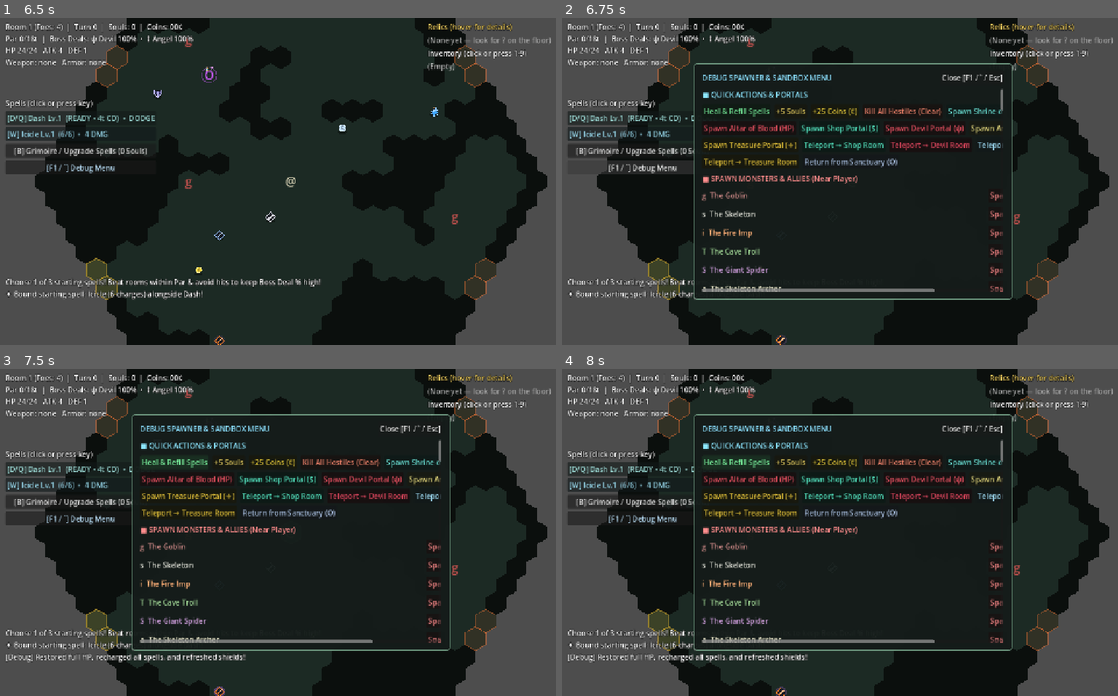
Above: before the commit, frames 1-4 (two rows, left to right).
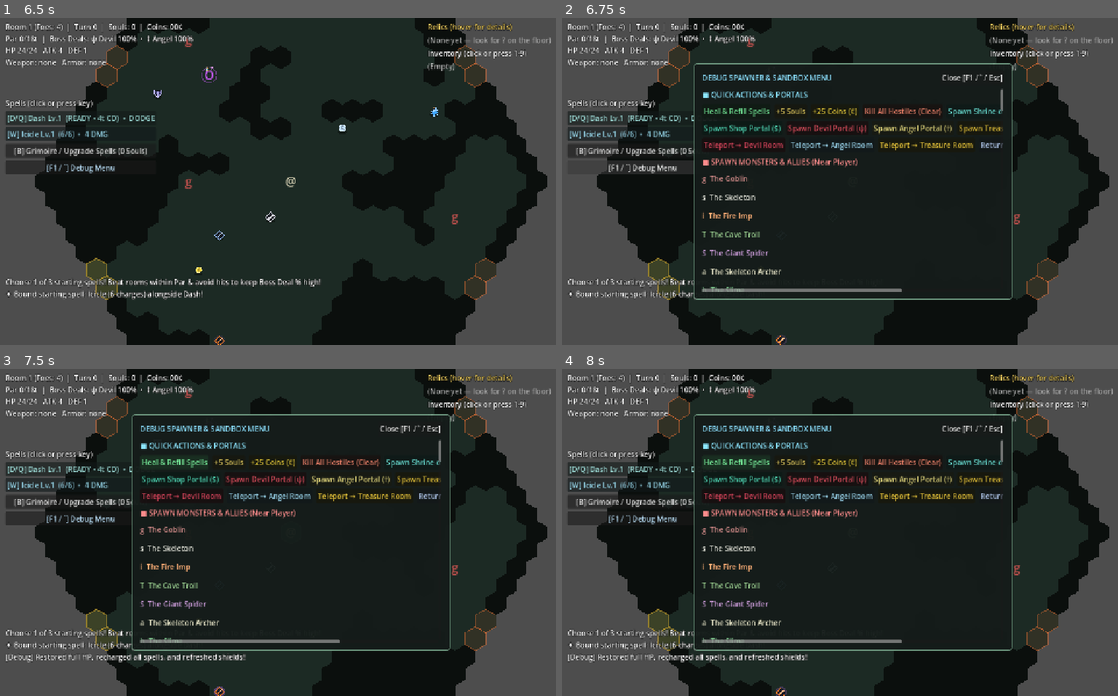
Above: after the commit, the same moments.

Repository: zeemongteng/2d-tilemap
Game: Godot game, scene res://main.tscn
The game is run twice, just before and just after one commit, with the same random seed, the same clock (stepped at 60 frames per second) and the same inputs.
Inputs:
- Up to frame 1 (6.5 s): click "[D/Q] Dash Lv.1 (READY • 4t C…" at 0.5 s; click ">> [D/Q] Dash Lv.1 (READY • 4…" at 1.25 s; click "[D/Q] Dash Lv.1 (READY • 4t C…" at 2 s; click ">> [D/Q] Dash Lv.1 (READY • 4…" at 2.75 s; click "[B] Grimoire / Upgrade Spells…" at 3.5 s; click "Choose Spell" at 4.25 s; click "[W] Icicle Lv.1 (6/6) • 4 DMG" at 5 s; click ">> [W] Icicle Lv.1 (6/6) • 4 …" at 5.75 s
- Up to frame 2 (6.75 s): click "[F1 / `] Debug Menu" at 6.5 s
- Up to frame 3 (7.5 s): click "Heal & Refill Spells" at 7.25 s
- Up to frame 4 (8 s): no input

Frame 1 is identical in both runs. In frame 2, 3.8% of the frame differs, in the area x 25-80%, y 32-84%; in frame 3, 3.8%; in frame 4, 3.8%.

Commit message:
v0.66 -added skills to weapons

Diff:
--- a/actor.gd
+++ b/actor.gd
@@ -426,25 +426,38 @@
 		s.restore_charges(amount)
 
 
+func get_weapon_skill() -> SpellData:
+	return weapon.get_weapon_skill() if weapon != null else null
+
+
 func recharge_all_spells() -> void:
 	for s in spells:
 		if s.uses_cooldown():
 			s.cooldown_remaining = 0
 		else:
 			s.charges = s.effective_max_charges()
+	var ws := get_weapon_skill()
+	if ws != null:
+		ws.cooldown_remaining = 0
 
 
 func tick_spell_cooldowns() -> void:
 	for s in spells:
 		s.tick_cooldown()
+	var ws := get_weapon_skill()
+	if ws != null:
+		ws.tick_cooldown()
 
 
 ## Equips a weapon or armor; the replaced piece goes back into the inventory.
-func equip(item: ItemData) -> void:
+func equip(item: ItemData, mid_combat := false) -> void:
 	var old: ItemData
 	if item.type == ItemData.Type.WEAPON:
 		old = weapon
 		weapon = item
+		var ws := get_weapon_skill()
+		if ws != null and mid_combat:
+			ws.cooldown_remaining = maxi(ws.cooldown_remaining, 2)
 	else:
 		old = armor
 		armor = item
--- a/game.gd
+++ b/game.gd
@@ -6,6 +6,7 @@
 const STEP_TIME := 0.08
 const MAX_INVENTORY := 9
 const MAX_COINS := 99
+const WEAPON_SKILL_SLOT := -2
 const SPELL_HOTKEYS: Array[Key] = [KEY_Q, KEY_W, KEY_E, KEY_F, KEY_G, KEY_C, KEY_Z, KEY_X, KEY_V, KEY_T]
 const PENNY_ITEM: ItemData = preload("res://items/penny.tres")
 const NICKEL_ITEM: ItemData = preload("res://items/nickel.tres")
@@ -95,6 +96,7 @@
 			typed_catalog.append(res as SpellData)
 	hud.set_spell_catalog(typed_catalog)
 	hud.spell_selected.connect(_on_hud_spell_selected)
+	hud.weapon_skill_selected.connect(_on_hud_weapon_skill_selected)
 	hud.item_selected.connect(_on_hud_item_selected)
 	hud.spell_learn_requested.connect(_on_spell_learn_requested)
 	hud.spell_upgrade_requested.connect(_on_spell_upgrade_requested)
@@ -1160,6 +1162,9 @@
 		if _busy:
 			_cancel_walk = true
 			return
+		if event.keycode == KEY_A:
+			_on_hud_weapon_skill_selected()
+			return
 		if event.keycode in [KEY_D, KEY_SHIFT]:
 			for i in player.spells.size():
 				if player.spells[i].is_innate:
@@ -1196,22 +1201,50 @@
 		grid.clear_spell_preview()
 		return
 
-	if _active_spell_index >= 0 and _active_spell_index < player.spells.size():
-		var spell := player.spells[_active_spell_index]
-		var range_cells := _valid_spell_targets(spell)
+	var active_sp := _get_active_spell()
+	if active_sp != null:
+		var range_cells := _valid_spell_targets(active_sp)
 		var aoe_cells: Array[Vector2i] = []
-		if spell.pattern == SpellData.Pattern.NOVA:
-			aoe_cells = _compute_spell_aoe(spell, player.cell)
+		if active_sp.pattern == SpellData.Pattern.NOVA:
+			aoe_cells = _compute_spell_aoe(active_sp, player.cell)
 		elif range_cells.has(cell):
-			aoe_cells = _compute_spell_aoe(spell, cell)
+			aoe_cells = _compute_spell_aoe(active_sp, cell)
 		grid.set_hover(cell, [])
-		grid.set_spell_preview(range_cells, aoe_cells, spell.color)
+		grid.set_spell_preview(range_cells, aoe_cells, active_sp.color)
 	else:
 		grid.clear_spell_preview()
 		grid.set_hover(cell, _path_to(cell))
 
 
+func _get_active_spell() -> SpellData:
+	if _active_spell_index == WEAPON_SKILL_SLOT:
+		return player.get_weapon_skill()
+	if _active_spell_index >= 0 and _active_spell_index < player.spells.size():
+		return player.spells[_active_spell_index]
+	return null
+
+
 # --- HUD callbacks & Grimoire ---------------------------------------------
+
+func _on_hud_weapon_skill_selected() -> void:
+	if _busy or _dead:
+		return
+	var ws := player.get_weapon_skill()
+	if ws == null:
+		hud.post("Equip a weapon to use a Weapon Skill!")
+		return
+	if not ws.is_ready():
+		hud.post("⚔ %s is on cooldown (%d turn(s) remaining)!" % [ws.display_name, ws.cooldown_remaining])
+		return
+	if _active_spell_index == WEAPON_SKILL_SLOT:
+		if ws.pattern == SpellData.Pattern.NOVA:
+			_try_cast_active_spell(player.cell)
+		else:
+			_cancel_spell_aim()
+		return
+	_active_spell_index = WEAPON_SKILL_SLOT
+	_refresh_hud()
+	_refresh_hover()
 
 func _on_hud_spell_selected(index: int) -> void:
 	if _busy or _dead:
@@ -1545,7 +1578,7 @@
 func _valid_spell_targets(spell: SpellData) -> Array[Vector2i]:
 	if spell.pattern == SpellData.Pattern.NOVA:
 		return grid.cells_in_radius(player.cell, spell.effective_radius(), true)
-	var r := maxi(1, spell.effective_range() + player.total_spell_range_bonus())
+	var r := spell.effective_range() if spell.scales_with_attack else maxi(1, spell.effective_range() + player.total_spell_range_bonus())
 	var candidates := grid.cells_in_radius(player.cell, r, true)
 	var valid: Array[Vector2i] = []
 	for c in candidates:
@@ -1609,9 +1642,9 @@
 
 
 func _try_cast_active_spell(target_cell: Vector2i) -> void:
-	if _active_spell_index < 0 or _active_spell_index >= player.spells.size():
-		return
-	var spell := player.spells[_active_spell_index]
+	var spell := _get_active_spell()
+	if spell == null:
+		return
 	var valid_targets := _valid_spell_targets(spell)
 	if spell.pattern != SpellData.Pattern.NOVA and not valid_targets.has(target_cell):
 		hud.post("Invalid target (out of range, occupied, or blocked line of sight).")
@@ -1624,7 +1657,7 @@
 	_active_spell_index = -1
 	grid.clear_spell_preview()
 
-	var free_cast := player.has_relic(ItemData.RelicEffect.ARCANE_PRISM) and _rng.randf() < 0.35
+	var free_cast := (not spell.is_weapon_skill) and player.has_relic(ItemData.RelicEffect.ARCANE_PRISM) and _rng.randf() < 0.35
 	if not free_cast and spell.has_branch("gen_spellweaver") and _rng.randf() < 0.3:
 		free_cast = true
 	if spell.uses_cooldown():
@@ -1680,11 +1713,12 @@
 			player.queue_redraw()
 
 	var vfx_tween: Tween
-	if spell.pattern == SpellData.Pattern.BLAST and spell.effective_damage() > 0:
+	var deals_dmg := spell.effective_damage() > 0 or spell.scales_with_attack
+	if spell.pattern == SpellData.Pattern.BLAST and deals_dmg:
 		vfx_tween = grid.play_explosion(target_cell, aoe_cells, spell.color)
-	elif spell.pattern == SpellData.Pattern.NOVA and spell.effective_damage() > 0:
+	elif spell.pattern == SpellData.Pattern.NOVA and deals_dmg:
 		vfx_tween = grid.play_explosion(player.cell, aoe_cells, spell.color)
-	elif spell.pattern == SpellData.Pattern.BLINK and spell.effective_radius() > 0 and spell.effective_damage() > 0:
+	elif spell.pattern == SpellData.Pattern.BLINK and spell.effective_radius() > 0 and deals_dmg:
 		vfx_tween = grid.play_explosion(target_cell, aoe_cells, spell.color)
 	else:
 		vfx_tween = grid.play_spell_vfx(aoe_cells, spell.color, arc_points)
@@ -1742,9 +1776,9 @@
 		var overlaps: int = int(overlap_counts.get(m, 1))
 		hit_names.append(_spell_strike(spell, m, overlaps, target_cell, secondary_victims))
 
-	if aoe_cells.has(player.cell) and (spell.effective_damage() > 0 or spell.status_effect != null):
-		if spell.effective_damage() > 0:
-			var raw_self := spell.effective_damage() + bonus_dmg
+	if aoe_cells.has(player.cell) and (spell.effective_damage() > 0 or spell.scales_with_attack or spell.status_effect != null):
+		if spell.effective_damage() > 0 or spell.scales_with_attack:
+			var raw_self := (player.total_attack() + spell.effective_damage()) if spell.scales_with_attack else (spell.effective_damage() + bonus_dmg)
 			var self_dmg := maxi(1, int(ceil(float(raw_self - player.total_defense()) * player.incoming_damage_multiplier())))
 			if spell.element == SpellData.Element.FIRE:
 				player.consume_shatter_statuses()
@@ -1754,10 +1788,11 @@
 			var extra_self_dot := bonus_burn if spell.status_effect.id == "burn" else 0
 			player.apply_status(spell.status_effect, spell.effective_status_duration(), extra_self_dot)
 
+	var verb := "use ⚔" if spell.is_weapon_skill else "cast"
 	if hit_names.is_empty():
-		hud.post("You cast %s.%s" % [spell.display_name, free_note])
+		hud.post("You %s %s.%s" % [verb, spell.display_name, free_note])
 	else:
-		hud.post("You cast %s, hitting %s.%s" % [spell.display_name, ", ".join(hit_names), free_note])
+		hud.post("You %s %s, hitting %s.%s" % [verb, spell.display_name, ", ".join(hit_names), free_note])
 		if spell.effective_heal() > 0 and not hit_monsters.is_empty():
 			var drained := spell.effective_heal() * hit_monsters.size()
 			player.heal(drained)
@@ -1779,8 +1814,9 @@
 
 	if struck_zap_origin != null and not struck_zap_origin.is_dead() and _has_synergy("Thunderstruck") and _rng.randf() < 0.5:
 		_ukulele_zap(struck_zap_origin, maxi(1, player.count_relic(ItemData.RelicEffect.UKULELE)))
-	_apply_cast_riders(spell, hit_monsters.size())
-	_trigger_echo_mirror(spell, target_cell)
+	if not spell.is_weapon_skill:
+		_apply_cast_riders(spell, hit_monsters.size())
+		_trigger_echo_mirror(spell, target_cell)
 
 	if player.is_dead():
 		_dead = true
@@ -1886,7 +1922,13 @@
 func _spell_strike(spell: SpellData, m: Actor, overlaps: int, target_cell: Vector2i, secondary: Array[Actor]) -> String:
 	var bonus_dur := player.total_status_duration_bonus()
 	var bonus_burn := player.total_burn_damage_bonus()
-	var dmg := spell.effective_damage() + player.total_spell_damage_bonus() + player.element_mastery_bonus(spell)
+	var dmg := 0
+	if spell.scales_with_attack:
+		dmg = player.total_attack() + spell.effective_damage()
+	elif spell.is_weapon_skill:
+		dmg = spell.effective_damage() + player.total_spell_damage_bonus()
+	else:
+		dmg = spell.effective_damage() + player.total_spell_damage_bonus() + player.element_mastery_bonus(spell)
 	if _has_synergy("Sniper's Mark"):
 		dmg += mini(6, m.distance_to_cell(player.cell))
 	if m.has_any_status():
@@ -2130,8 +2172,10 @@
 			_acquire_relic(item)
 			hud.post("★ RELIC ACQUIRED: %s! %s" % [item.display_name, item.description])
 		_:
-			player.equip(item)
-			hud.post("You equip the %s." % item.display_name.to_lower())
+			var mid_combat := (not _room_cleared) and (_hostile_count() > 0)
+			player.equip(item, mid_combat)
+			var ws_note := " (⚔ Skill: %s)" % item.weapon_skill.display_name if item.weapon_skill != null else ""
+			hud.post("You equip the %s%s." % [item.display_name.to_lower(), ws_note])
 	await _advance_turn()
 
 
--- a/hud.gd
+++ b/hud.gd
@@ -2,6 +2,7 @@
 extends CanvasLayer
 
 signal spell_selected(index: int)
+signal weapon_skill_selected()
 signal item_selected(index: int)
 signal spell_learn_requested(template: SpellData)
 signal spell_upgrade_requested(spell: SpellData, branch_id: String)
@@ -240,10 +241,15 @@
 	_ui_hover_active = from_ui
 	var bonus_dmg := 0
 	if _last_player != null:
-		bonus_dmg = _last_player.total_spell_damage_bonus() + _last_player.element_mastery_bonus(spell)
-	var bonus_rng := _last_player.total_spell_range_bonus() if _last_player != null else 0
-	var eff_rng := spell.effective_range() + (bonus_rng if spell.effective_range() > 0 else 0)
-	popup_title.text = "%s (Lv.%d/%d)" % [spell.display_name, spell.level, spell.max_level]
+		if spell.scales_with_attack:
+			bonus_dmg = _last_player.total_attack()
+		elif spell.is_weapon_skill:
+			bonus_dmg = _last_player.total_spell_damage_bonus()
+		else:
+			bonus_dmg = _last_player.total_spell_damage_bonus() + _last_player.element_mastery_bonus(spell)
+	var bonus_rng := _last_player.total_spell_range_bonus() if (_last_player != null and not spell.scales_with_attack) else 0
+	var eff_rng := maxi(1, spell.effective_range() + bonus_rng) if spell.effective_range() > 0 else 0
+	popup_title.text = "⚔ %s (Weapon Skill)" % spell.display_name if spell.is_weapon_skill else "%s (Lv.%d/%d)" % [spell.display_name, spell.level, spell.max_level]
 	popup_title.modulate = spell.color.lerp(Color.WHITE, 0.35)
 	var range_part := "  •  Rng %d" % eff_rng if eff_rng > 0 else ""
 	var dmg_part := ""
@@ -424,6 +430,31 @@
 	for child in spell_list.get_children():
 		child.queue_free()
 
+	var weapon_skill := player.get_weapon_skill()
+	if weapon_skill != null:
+		var wbtn := Button.new()
+		wbtn.focus_mode = Control.FOCUS_NONE
+		wbtn.alignment = HORIZONTAL_ALIGNMENT_LEFT
+		var w_active := active_spell_idx == -2
+		var w_prefix := ">> " if w_active else ""
+		var w_dmg := (player.total_attack() + weapon_skill.effective_damage()) if weapon_skill.scales_with_attack else (weapon_skill.effective_damage() + player.total_spell_damage_bonus())
+		wbtn.text = "%s%s  •  %d DMG" % [w_prefix, weapon_skill.describe_button("A"), w_dmg]
+		if not weapon_skill.is_ready():
+			wbtn.modulate = Color(0.55, 0.55, 0.55)
+		elif w_active:
+			wbtn.modulate = Color(1.0, 0.92, 0.45)
+		else:
+			wbtn.modulate = weapon_skill.color.lerp(Color.WHITE, 0.45)
+		var ws_ref := weapon_skill
+		wbtn.pressed.connect(func() -> void:
+			weapon_skill_selected.emit()
+		)
+		wbtn.mouse_entered.connect(func() -> void:
+			show_spell_popup(ws_ref, true)
+		)
+		wbtn.mouse_exited.connect(hide_popup)
+		spell_list.add_child(wbtn)
+
 	var bonus_dmg := player.total_spell_damage_bonus()
 	for i in player.spells.size():
 		var spell := player.spells[i]
@@ -458,7 +489,12 @@
 		btn.mouse_exited.connect(hide_popup)
 		spell_list.add_child(btn)
 
-	if active_spell_idx >= 0 and active_spell_idx < player.spells.size():
+	if active_spell_idx == -2 and weapon_skill != null:
+		targeting_banner.visible = true
+		targeting_banner.text = "Aiming ⚔ %s (%s)\nClick highlighted hex to use • Right-click/Esc to cancel" % [
+			weapon_skill.display_name, weapon_skill.pattern_name()
+		]
+	elif active_spell_idx >= 0 and active_spell_idx < player.spells.size():
 		var active := player.spells[active_spell_idx]
 		targeting_banner.visible = true
 		targeting_banner.text = "Aiming %s (%s)\nClick highlighted hex to cast • Right-click/Esc to cancel" % [
--- a/item_data.gd
+++ b/item_data.gd
@@ -79,6 +79,8 @@
 @export var is_on_sale := false
 @export var uses_left := 2
 @export var granted_spell: SpellData
+## Active cooldown ability granted while this weapon is equipped.
+@export var weapon_skill: SpellData
 @export var relic_effect := RelicEffect.NONE
 ## Status inflicted on foes by the wielder's melee hits (weapons and relics).
 @export var on_hit_status: StatusData
@@ -87,6 +89,16 @@
 @export var blast_damage := 0
 @export var blast_radius := 1
 
+var runtime_weapon_skill: SpellData
+
+
+func get_weapon_skill() -> SpellData:
+	if weapon_skill == null:
+		return null
+	if runtime_weapon_skill == null:
+		runtime_weapon_skill = weapon_skill.init_runtime()
+	return runtime_weapon_skill
+
 
 func gear_extras() -> String:
 	var parts: Array[String] = []
@@ -94,6 +106,8 @@
 		parts.append("%+d Spell DMG" % spell_damage_bonus)
 	if on_hit_status != null:
 		parts.append("inflicts %s" % on_hit_status.display_name)
+	if weapon_skill != null:
+		parts.append("Skill: %s (%dt CD)" % [weapon_skill.display_name, weapon_skill.cooldown_turns])
 	if parts.is_empty():
 		return ""
 	return "  •  " + ", ".join(parts)
--- a/items/flame_brand.tres
+++ b/items/flame_brand.tres
@@ -2,6 +2,8 @@
 
 [ext_resource type="Script" path="res://item_data.gd" id="1_item"]
 [ext_resource type="Resource" path="res://statuses/burn.tres" id="2_burn"]
+
+[ext_resource type="Resource" path="res://spells/ws_searing_wave.tres" id="3_wskill"]
 
 [resource]
 script = ExtResource("1_item")
@@ -14,3 +16,4 @@
 attack_bonus = 5
 on_hit_status = ExtResource("2_burn")
 on_hit_status_duration = 2
+weapon_skill = ExtResource("3_wskill")
--- a/items/iron_axe.tres
+++ b/items/iron_axe.tres
@@ -1,6 +1,8 @@
 [gd_resource type="Resource" script_class="ItemData" format=3 uid="uid://bvgbdkpwixroj"]
 
 [ext_resource type="Script" uid="uid://12lxbvqimuf0" path="res://item_data.gd" id="1_item"]
+
+[ext_resource type="Resource" path="res://spells/ws_whirlwind_cleave.tres" id="3_wskill"]
 
 [resource]
 script = ExtResource("1_item")
@@ -11,3 +13,4 @@
 type = 0
 tier = 1
 attack_bonus = 4
+weapon_skill = ExtResource("3_wskill")
--- a/items/rusty_sword.tres
+++ b/items/rusty_sword.tres
@@ -1,6 +1,8 @@
 [gd_resource type="Resource" script_class="ItemData" format=3 uid="uid://dcvj1e6n2hcoj"]
 
 [ext_resource type="Script" uid="uid://12lxbvqimuf0" path="res://item_data.gd" id="1_item"]
+
+[ext_resource type="Resource" path="res://spells/ws_lunge_slash.tres" id="3_wskill"]
 
 [resource]
 script = ExtResource("1_item")
@@ -11,3 +13,4 @@
 type = 0
 tier = 0
 attack_bonus = 2
+weapon_skill = ExtResource("3_wskill")
--- a/items/venom_dagger.tres
+++ b/items/venom_dagger.tres
@@ -2,6 +2,8 @@
 
 [ext_resource type="Script" path="res://item_data.gd" id="1_item"]
 [ext_resource type="Resource" path="res://statuses/poison.tres" id="2_poison"]
+
+[ext_resource type="Resource" path="res://spells/ws_toxic_fan.tres" id="3_wskill"]
 
 [resource]
 script = ExtResource("1_item")
@@ -14,3 +16,4 @@
 attack_bonus = 2
 on_hit_status = ExtResource("2_poison")
 on_hit_status_duration = 3
+weapon_skill = ExtResource("3_wskill")
--- a/items/warlock_staff.tres
+++ b/items/warlock_staff.tres
@@ -1,6 +1,8 @@
 [gd_resource type="Resource" script_class="ItemData" format=3]
 
 [ext_resource type="Script" path="res://item_data.gd" id="1_item"]
+
+[ext_resource type="Resource" path="res://spells/ws_eldritch_surge.tres" id="3_wskill"]
 
 [resource]
 script = ExtResource("1_item")
@@ -12,3 +14,4 @@
 tier = 3
 attack_bonus = 1
 spell_damage_bonus = 3
+weapon_skill = ExtResource("3_wskill")
--- a/spell_data.gd
+++ b/spell_data.gd
@@ -11,6 +11,8 @@
 @export var pattern := Pattern.SINGLE
 @export var color := Color(1.0, 0.45, 0.2)
 @export var is_innate := false
+@export var is_weapon_skill := false
+@export var scales_with_attack := false
 
 @export_group("Stats")
 @export var max_charges := 5
@@ -215,6 +217,8 @@
 func describe_button(hotkey: String) -> String:
 	if uses_cooldown():
 		var cd_state := "READY • %dt CD" % effective_cooldown() if cooldown_remaining <= 0 else "CD: %dt" % cooldown_remaining
+		if is_weapon_skill:
+			return "[%s] ⚔ %s  (%s)" % [hotkey, display_name, cd_state]
 		var key_tag := "D/%s" % hotkey if is_innate and hotkey != "D" else hotkey
 		return "[%s] %s Lv.%d  (%s)" % [key_tag, display_name, level, cd_state]
 	return "[%s] %s Lv.%d  (%d/%d)" % [
@@ -224,12 +228,14 @@
 
 func describe_details() -> String:
 	var parts: Array[String] = [
-		"[%s | %s]" % [element_name(), pattern_name()],
+		"[Weapon Skill | %s]" % pattern_name() if is_weapon_skill else "[%s | %s]" % [element_name(), pattern_name()],
 	]
 	if pattern == Pattern.SUMMON:
 		parts.append("Summons Ally")
 	elif pattern == Pattern.DASH:
 		parts.append("Dodges Attacks (1t)")
+	elif scales_with_attack:
+		parts.append("ATK+%d DMG" % effective_damage() if effective_damage() > 0 else "ATK DMG")
 	elif effective_damage() > 0:
 		parts.append("%d DMG" % effective_damage())
 	if effective_range() > 0:
--- /dev/null
+++ b/spells/ws_eldritch_surge.tres
@@ -0,0 +1,23 @@
+[gd_resource type="Resource" script_class="SpellData" format=3]
+
+[ext_resource type="Script" path="res://spell_data.gd" id="1_spell"]
+[ext_resource type="Resource" path="res://statuses/hexed.tres" id="2_status"]
+
+[resource]
+script = ExtResource("1_spell")
+display_name = "Eldritch Surge"
+description = "Channel the staff's violet gem into a 1-hex arcane blast (5 + Spell DMG) that Hexes foes for 2 turns."
+element = 3
+pattern = 1
+color = Color(0.75, 0.45, 1.0, 1)
+is_weapon_skill = true
+scales_with_attack = false
+cooldown_turns = 4
+cast_range = 5
+radius = 1
+damage = 5
+learn_cost = 0
+upgrade_cost = 99
+max_level = 1
+status_effect = ExtResource("2_status")
+status_duration = 2
--- /dev/null
+++ b/spells/ws_lunge_slash.tres
@@ -0,0 +1,20 @@
+[gd_resource type="Resource" script_class="SpellData" format=3]
+
+[ext_resource type="Script" path="res://spell_data.gd" id="1_spell"]
+
+[resource]
+script = ExtResource("1_spell")
+display_name = "Lunge Slash"
+description = "A swift 2-hex thrust that skewered foes in a line for ATK+2 damage."
+element = 3
+pattern = 2
+color = Color(0.85, 0.88, 0.94, 1)
+is_weapon_skill = true
+scales_with_attack = true
+cooldown_turns = 3
+cast_range = 2
+radius = 0
+damage = 2
+learn_cost = 0
+upgrade_cost = 99
+max_level = 1
--- /dev/null
+++ b/spells/ws_searing_wave.tres
@@ -0,0 +1,23 @@
+[gd_resource type="Resource" script_class="SpellData" format=3]
+
+[ext_resource type="Script" path="res://spell_data.gd" id="1_spell"]
+[ext_resource type="Resource" path="res://statuses/burn.tres" id="2_status"]
+
+[resource]
+script = ExtResource("1_spell")
+display_name = "Searing Wave"
+description = "Unleash a 4-hex wave of forge-fire from the greatsword, dealing ATK+3 damage and burning foes for 3 turns."
+element = 0
+pattern = 2
+color = Color(1.0, 0.48, 0.15, 1)
+is_weapon_skill = true
+scales_with_attack = true
+cooldown_turns = 4
+cast_range = 4
+radius = 0
+damage = 3
+learn_cost = 0
+upgrade_cost = 99
+max_level = 1
+status_effect = ExtResource("2_status")
+status_duration = 3
--- /dev/null
+++ b/spells/ws_toxic_fan.tres
@@ -0,0 +1,23 @@
+[gd_resource type="Resource" script_class="SpellData" format=3]
+
+[ext_resource type="Script" path="res://spell_data.gd" id="1_spell"]
+[ext_resource type="Resource" path="res://statuses/poison.tres" id="2_status"]
+
+[resource]
+script = ExtResource("1_spell")
+display_name = "Toxic Fan"
+description = "Hurl a fan of venom-coated daggers in a small burst, dealing ATK damage and poisoning foes for 3 turns."
+element = 4
+pattern = 1
+color = Color(0.55, 0.92, 0.25, 1)
+is_weapon_skill = true
+scales_with_attack = true
+cooldown_turns = 4
+cast_range = 4
+radius = 1
+damage = 0
+learn_cost = 0
+upgrade_cost = 99
+max_level = 1
+status_effect = ExtResource("2_status")
+status_duration = 3
--- /dev/null
+++ b/spells/ws_whirlwind_cleave.tres
@@ -0,0 +1,20 @@
+[gd_resource type="Resource" script_class="SpellData" format=3]
+
+[ext_resource type="Script" path="res://spell_data.gd" id="1_spell"]
+
+[resource]
+script = ExtResource("1_spell")
+display_name = "Whirlwind Cleave"
+description = "Spin your battleaxe in a brutal 360-degree arc, cleaving every adjacent foe for ATK+2 damage."
+element = 3
+pattern = 5
+color = Color(0.65, 0.82, 1.0, 1)
+is_weapon_skill = true
+scales_with_attack = true
+cooldown_turns = 4
+cast_range = 0
+radius = 1
+damage = 2
+learn_cost = 0
+upgrade_cost = 99
+max_level = 1
